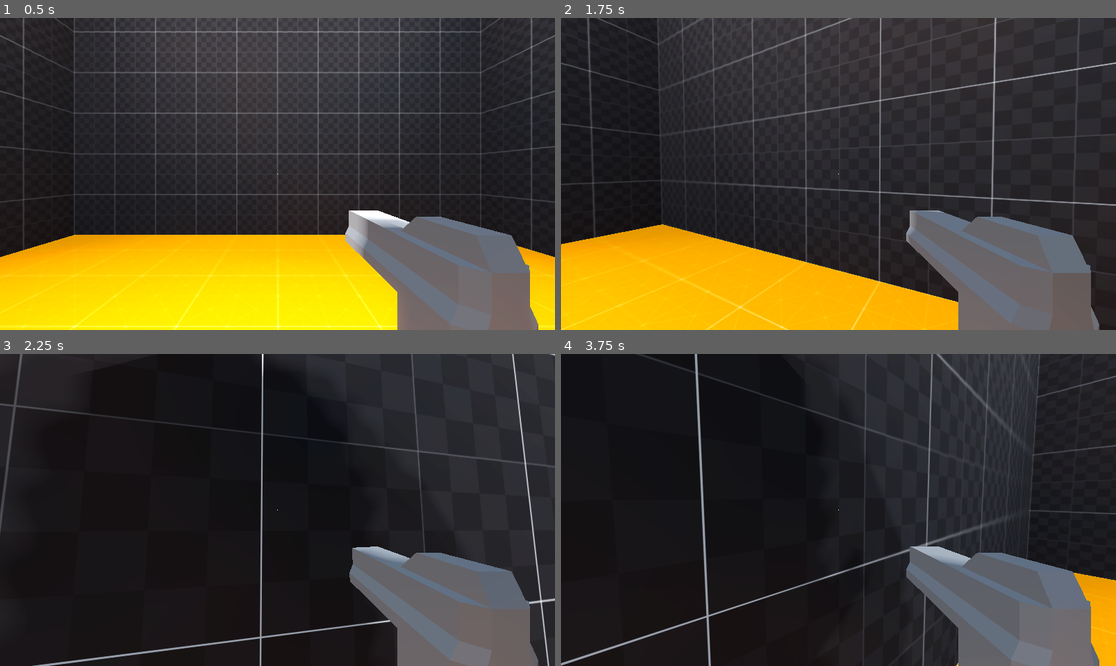
Above: before the commit, frames 1-4 (two rows, left to right).
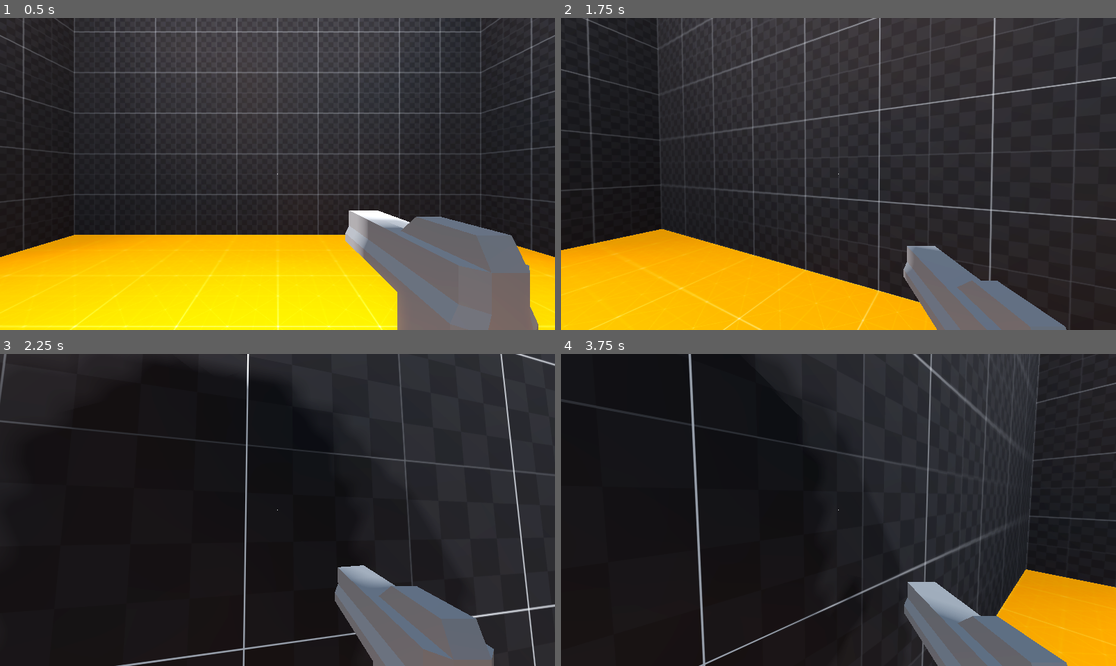
Above: after the commit, the same moments.

Repository: mwallenfang/acerola_jam
Game: Godot game, scene res://scenes/world.tscn
Two runs of this game, one before a commit and one after it. Both use one fixed random seed, a clock stepped at 60 frames per second and the inputs below.
Inputs (mouse positions are in pixels of both pictures, inside the frame that each line leads up to):
- Up to frame 1 (0.5 s): no input
- Up to frame 2 (1.75 s): tap Enter at 0.5 s; move the mouse to (866, 174) at 0.52 s; hold Ctrl (crouch) 0.53-1.28 s; hold W (forward) from 0.53 s (still down); tap Space (jump) at 0.77, 1.52 s; move the mouse to (810, 174) at 1.27 s; tap Shift (sprint) at 1.35 s
- Up to frame 3 (2.25 s): keep holding W (forward); move the mouse to (288, 503) at 2.02 s; hold Ctrl (crouch) from 2.03 s (still down)
- Up to frame 4 (3.75 s): keep holding W (forward); tap Space (jump) at 2.75, 3.02 s; move the mouse to (832, 516) at 2.77 s; release Ctrl (crouch) at 2.78 s; tap Shift (sprint) at 2.85 s; move the mouse to (877, 513) at 3.52 s; hold Ctrl (crouch) from 3.53 s (still down)

Frame 1 is identical in both runs. In frame 2, 15% of the frame differs, in the area x 0-100%, y 0-100%; in frame 3, 12%; in frame 4, 13%.

Commit message:
Some progress

Diff:
--- a/scenes/player.tscn
+++ b/scenes/player.tscn
@@ -10,6 +10,7 @@
 [ext_resource type="Script" path="res://scripts/SlidingPlayerState.gd" id="7_sh40b"]
 [ext_resource type="Script" path="res://scenes/Reticle.gd" id="9_1nad2"]
 [ext_resource type="Script" path="res://scripts/Menu.gd" id="10_p10j3"]
+[ext_resource type="Texture2D" uid="uid://dxktqnv2pb3vt" path="res://assets/dev/grids/Orange/texture_05.png" id="11_5slc7"]
 
 [sub_resource type="CapsuleShape3D" id="CapsuleShape3D_p056g"]
 
@@ -94,12 +95,111 @@
 "update": 0,
 "values": [Vector3(0, 1.5, 0)]
 }
+tracks/3/type = "bezier"
+tracks/3/imported = false
+tracks/3/enabled = true
+tracks/3/path = NodePath("CameraController:position:x")
+tracks/3/interp = 1
+tracks/3/loop_wrap = true
+tracks/3/keys = {
+"handle_modes": PackedInt32Array(0),
+"points": PackedFloat32Array(0, -0.25, 0, 0.25, 0),
+"times": PackedFloat32Array(0)
+}
+tracks/4/type = "bezier"
+tracks/4/imported = false
+tracks/4/enabled = true
+tracks/4/path = NodePath("CameraController:position:y")
+tracks/4/interp = 1
+tracks/4/loop_wrap = true
+tracks/4/keys = {
+"handle_modes": PackedInt32Array(0),
+"points": PackedFloat32Array(1.5, -0.25, 0, 0.25, 0),
+"times": PackedFloat32Array(0)
+}
+tracks/5/type = "bezier"
+tracks/5/imported = false
+tracks/5/enabled = true
+tracks/5/path = NodePath("CameraController:position:z")
+tracks/5/interp = 1
+tracks/5/loop_wrap = true
+tracks/5/keys = {
+"handle_modes": PackedInt32Array(0),
+"points": PackedFloat32Array(0, -0.25, 0, 0.25, 0),
+"times": PackedFloat32Array(0)
+}
+tracks/6/type = "bezier"
+tracks/6/imported = false
+tracks/6/enabled = true
+tracks/6/path = NodePath("CameraController/Camera3D:position:z")
+tracks/6/interp = 1
+tracks/6/loop_wrap = true
+tracks/6/keys = {
+"handle_modes": PackedInt32Array(0),
+"points": PackedFloat32Array(0, -0.25, 0, 0.25, 0),
+"times": PackedFloat32Array(0)
+}
+
+[sub_resource type="Animation" id="Animation_2vacy"]
+resource_name = "Walking"
+length = 2.0
+loop_mode = 1
+tracks/0/type = "bezier"
+tracks/0/imported = false
+tracks/0/enabled = true
+tracks/0/path = NodePath("CameraController/Camera3D:position:x")
+tracks/0/interp = 1
+tracks/0/loop_wrap = true
+tracks/0/keys = {
+"handle_modes": PackedInt32Array(0, 0, 0, 0, 0),
+"points": PackedFloat32Array(0, -0.25, 0, 0.2, 0.0286235, 0.05, -0.25, 0, 0.2, -0.00247395, 0, -0.2, 0.0238979, 0.2, -0.0292654, -0.05, -0.25, 0, 0.25, 0, 0, -0.2, -0.0345817, 0.25, 0),
+"times": PackedFloat32Array(0, 0.5, 0.9, 1.5, 2)
+}
+tracks/1/type = "bezier"
+tracks/1/imported = false
+tracks/1/enabled = true
+tracks/1/path = NodePath("CameraController/Camera3D:position:y")
+tracks/1/interp = 1
+tracks/1/loop_wrap = true
+tracks/1/keys = {
+"handle_modes": PackedInt32Array(0, 0, 0, 0, 0, 0),
+"points": PackedFloat32Array(0.1, -0.25, 0, 0.1, 0.00803316, 0.1, -0.1, 0.00261033, 0.1, -0.0172597, 0, -0.1, 0.0434874, 0.1, 0.0358901, 0.1, -0.25, 0, 0.402176, -0.00334466, 0, -0.197824, 0.0409842, 0.202176, 0.0409842, 0.1, -0.25, 0, 0.25, 0),
+"times": PackedFloat32Array(0, 0.3, 0.5, 1, 1.5, 2)
+}
+tracks/2/type = "bezier"
+tracks/2/imported = false
+tracks/2/enabled = false
+tracks/2/path = NodePath("CameraController:position:z")
+tracks/2/interp = 1
+tracks/2/loop_wrap = true
+tracks/2/keys = {
+"handle_modes": PackedInt32Array(0, 0, 0),
+"points": PackedFloat32Array(0, -0.25, 0, 0.25, 0, 0, -0.25, 0, 0.25, 0, 0, -0.25, 0, 0.25, 0),
+"times": PackedFloat32Array(0, 0.5, 0.9)
+}
+tracks/3/type = "bezier"
+tracks/3/imported = false
+tracks/3/enabled = true
+tracks/3/path = NodePath("CameraController/Camera3D:position:z")
+tracks/3/interp = 1
+tracks/3/loop_wrap = true
+tracks/3/keys = {
+"handle_modes": PackedInt32Array(),
+"points": PackedFloat32Array(),
+"times": PackedFloat32Array()
+}
 
 [sub_resource type="AnimationLibrary" id="AnimationLibrary_ty570"]
 _data = {
 "Crouch": SubResource("Animation_hs5ke"),
-"RESET": SubResource("Animation_kptlg")
-}
+"RESET": SubResource("Animation_kptlg"),
+"Walking": SubResource("Animation_2vacy")
+}
+
+[sub_resource type="StandardMaterial3D" id="StandardMaterial3D_amr5c"]
+albedo_texture = ExtResource("11_5slc7")
+uv1_scale = Vector3(2, 2, 2)
+uv1_triplanar = true
 
 [node name="player" type="CharacterBody3D"]
 script = ExtResource("1_t632k")
@@ -206,5 +306,11 @@
 layout_mode = 2
 text = "Return"
 
+[node name="CSGBox3D" type="CSGBox3D" parent="."]
+transform = Transform3D(1, 0, 0, 0, 1, 0, 0, 0, 1, 0.477875, 1.52191, -3.48376)
+visible = false
+material_override = SubResource("StandardMaterial3D_amr5c")
+size = Vector3(7.61438, 4.04382, 1)
+
 [connection signal="menu_pressed" from="." to="Control/Menu" method="_on_player_menu_pressed"]
 [connection signal="pressed" from="Control/Menu/VBoxContainer/Button" to="Control/Menu" method="_on_button_pressed"]
--- a/scenes/world.tscn
+++ b/scenes/world.tscn
@@ -6,6 +6,7 @@
 [ext_resource type="PackedScene" uid="uid://bxaff8chk7dvh" path="res://scenes/box.tscn" id="4_jkyst"]
 [ext_resource type="PackedScene" uid="uid://5k1xdg6ydfrm" path="res://scenes/wall.tscn" id="5_ahnas"]
 [ext_resource type="ArrayMesh" uid="uid://qmob0f5n537u" path="res://assets/models/gun/gun.obj" id="6_nhwul"]
+[ext_resource type="Script" path="res://scripts/MovingPlatform.gd" id="6_xp0ei"]
 
 [sub_resource type="StandardMaterial3D" id="StandardMaterial3D_7af5o"]
 albedo_texture = ExtResource("2_1hop1")
@@ -30,6 +31,10 @@
 [sub_resource type="StandardMaterial3D" id="StandardMaterial3D_tavre"]
 albedo_texture = ExtResource("3_56x0m")
 uv1_triplanar = true
+
+[sub_resource type="BoxMesh" id="BoxMesh_uh3nk"]
+
+[sub_resource type="BoxShape3D" id="BoxShape3D_k0mnr"]
 
 [sub_resource type="ProceduralSkyMaterial" id="ProceduralSkyMaterial_j45pf"]
 sky_horizon_color = Color(0.64625, 0.65575, 0.67075, 1)
@@ -62,10 +67,10 @@
 size = Vector3(50, 1, 46)
 
 [node name="CSGBox3D7" type="CSGBox3D" parent="Node3D"]
-transform = Transform3D(1, 0, 0, 0, 1, 0, 0, 0, 1, 0.00557899, -0.494475, 33.9993)
-material_override = SubResource("StandardMaterial3D_7af5o")
-use_collision = true
-size = Vector3(50, 1, 10)
+transform = Transform3D(1, 0, 0, 0, 1, 0, 0, 0, 1, 0.00557899, -0.494475, 36.9993)
+material_override = SubResource("StandardMaterial3D_7af5o")
+use_collision = true
+size = Vector3(50, 1, 16)
 
 [node name="CSGBox3D18" type="CSGBox3D" parent="Node3D"]
 transform = Transform3D(1, 0, 0, 0, 1, 0, 0, 0, 1, 3.50558, -0.494475, 27.4993)
@@ -79,17 +84,29 @@
 use_collision = true
 size = Vector3(3, 1, 8)
 
+[node name="CSGBox3D30" type="CSGBox3D" parent="Node3D"]
+transform = Transform3D(1, 0, 0, 0, 0.866025, -0.5, 0, 0.5, 0.866025, 6.59153, -2.43634, 48.2257)
+material_override = SubResource("StandardMaterial3D_7af5o")
+use_collision = true
+size = Vector3(3, 1, 8)
+
 [node name="CSGBox3D8" type="CSGBox3D" parent="Node3D"]
 transform = Transform3D(1, 0, 0, 0, 1, 0, 0, 0, 1, 0.00557899, -4.49447, 25.9993)
 material_override = SubResource("StandardMaterial3D_7af5o")
 use_collision = true
 size = Vector3(50, 1, 10)
 
+[node name="CSGBox3D29" type="CSGBox3D" parent="Node3D"]
+transform = Transform3D(1, 0, 0, 0, 1, 0, 0, 0, 1, 0.00557899, -4.49447, 49.9993)
+material_override = SubResource("StandardMaterial3D_7af5o")
+use_collision = true
+size = Vector3(50, 1, 10)
+
 [node name="CSGBox3D6" type="CSGBox3D" parent="Node3D"]
-transform = Transform3D(1, 0, 0, 0, 1, 0, 0, 0, 1, 0, 6.5, 5)
+transform = Transform3D(1, 0, 0, 0, 1, 0, 0, 0, 1, 0, 6.5, 16)
 material_override = SubResource("StandardMaterial3D_gkaa3")
 use_collision = true
-size = Vector3(50, 1, 60)
+size = Vector3(50, 1, 82)
 
 [node name="CSGBox3D2" type="CSGBox3D" parent="Node3D"]
 transform = Transform3D(1, 0, 0, 0, 1, 0, 0, 0, 1, 0, 3, -5.5)
@@ -98,16 +115,76 @@
 size = Vector3(10, 6, 1)
 
 [node name="CSGBox3D10" type="CSGBox3D" parent="Node3D"]
-transform = Transform3D(1, 0, 0, 0, 1, 0, 0, 0, 1, 0, 3, 33.5)
-material_override = SubResource("StandardMaterial3D_6nbtf")
-use_collision = true
-size = Vector3(10, 6, 1)
+transform = Transform3D(1, 0, 0, 0, 1, 0, 0, 0, 1, -2, 3, 33.5)
+material_override = SubResource("StandardMaterial3D_6nbtf")
+use_collision = true
+size = Vector3(6, 6, 1)
+
+[node name="CSGBox3D22" type="CSGBox3D" parent="Node3D"]
+transform = Transform3D(1, 0, 0, 0, 1, 0, 0, 0, 1, -4, 3, 39.5)
+material_override = SubResource("StandardMaterial3D_6nbtf")
+use_collision = true
+size = Vector3(10, 6, 1)
+
+[node name="CSGBox3D24" type="CSGBox3D" parent="Node3D"]
+transform = Transform3D(1, 0, 0, 0, 1, 0, 0, 0, 1, 9, 3, 39.5)
+material_override = SubResource("StandardMaterial3D_6nbtf")
+use_collision = true
+size = Vector3(10, 6, 1)
+
+[node name="CSGBox3D19" type="CSGBox3D" parent="Node3D"]
+transform = Transform3D(1, 0, 0, 0, 1, 0, 0, 0, 1, 5, 3, 33.5)
+material_override = SubResource("StandardMaterial3D_6nbtf")
+use_collision = true
+size = Vector3(2, 6, 1)
+
+[node name="CSGBox3D20" type="CSGBox3D" parent="Node3D"]
+transform = Transform3D(1, 0, 0, 0, 1, 0, 0, 0, 1, 4.5, 3, 36.5)
+material_override = SubResource("StandardMaterial3D_6nbtf")
+use_collision = true
+size = Vector3(1, 6, 5)
+
+[node name="CSGBox3D25" type="CSGBox3D" parent="Node3D"]
+transform = Transform3D(1, 0, 0, 0, 1, 0, 0, 0, 1, 14.5, 3, 49)
+material_override = SubResource("StandardMaterial3D_6nbtf")
+use_collision = true
+size = Vector3(1, 6, 18)
+
+[node name="CSGBox3D23" type="CSGBox3D" parent="Node3D"]
+transform = Transform3D(1, 0, 0, 0, 1, 0, 0, 0, 1, -9.5, 3, 48)
+material_override = SubResource("StandardMaterial3D_6nbtf")
+use_collision = true
+size = Vector3(1, 6, 16)
+
+[node name="CSGBox3D21" type="CSGBox3D" parent="Node3D"]
+transform = Transform3D(1, 0, 0, 0, 1, 0, 0, 0, 1, 0.5, 3, 36.5)
+material_override = SubResource("StandardMaterial3D_6nbtf")
+use_collision = true
+size = Vector3(1, 6, 5)
 
 [node name="CSGBox3D15" type="CSGBox3D" parent="Node3D"]
 transform = Transform3D(1, 0, 0, 0, 1, 0, 0, 0, 1, 0, -4, 29.5)
 material_override = SubResource("StandardMaterial3D_6nbtf")
 use_collision = true
 size = Vector3(10, 6, 1)
+
+[node name="CSGBox3D26" type="CSGBox3D" parent="Node3D"]
+transform = Transform3D(1, 0, 0, 0, 1, 0, 0, 0, 1, 1.5, -4, 44.5)
+material_override = SubResource("StandardMaterial3D_6nbtf")
+use_collision = true
+size = Vector3(35, 6, 1)
+
+[node name="CSGBox3D27" type="CSGBox3D" parent="Node3D"]
+transform = Transform3D(1, 0, 0, 0, 1, 0, 0, 0, 1, -9.5, -3, 50.5)
+material_override = SubResource("StandardMaterial3D_6nbtf")
+use_collision = true
+size = Vector3(1, 6, 11)
+
+[node name="CSGBox3D28" type="CSGBox3D" parent="Node3D"]
+transform = Transform3D(1, 0, 0, 0, 1, 0, 0, 0, 1, 14.5, -3, 51)
+material_override = SubResource("StandardMaterial3D_6nbtf")
+use_collision = true
+size = Vector3(1, 6, 14)
 
 [node name="CSGBox3D16" type="CSGBox3D" parent="Node3D"]
 transform = Transform3D(1, 0, 0, 0, 1, 0, 0, 0, 1, 0, -4, 20.5)
@@ -212,6 +289,13 @@
 shadow_enabled = true
 omni_range = 24.38
 
+[node name="OmniLight3D7" type="OmniLight3D" parent="Node3D"]
+transform = Transform3D(1, 0, 0, 0, 1, 0, 0, 0, 1, 0.547679, 2.88151, 44.9306)
+light_color = Color(0.32549, 0.945098, 1, 1)
+light_bake_mode = 1
+shadow_enabled = true
+omni_range = 24.38
+
 [node name="OmniLight3D6" type="OmniLight3D" parent="Node3D"]
 transform = Transform3D(1, 0, 0, 0, 1, 0, 0, 0, 1, 3.26436, -1.26572, 26.9306)
 light_color = Color(1, 0, 0, 1)
@@ -225,6 +309,21 @@
 [node name="Wall2" parent="Node3D" instance=ExtResource("5_ahnas")]
 transform = Transform3D(1.31134e-07, 0, 1, 0, 1, 0, -1, 0, 1.31134e-07, -2.05993, 3.006, 11)
 
+[node name="AnimatableBody3D" type="AnimatableBody3D" parent="Node3D"]
+transform = Transform3D(2, 0, 0, 0, 2, 0, 0, 0, 2, 0, -1.15908, 46.476)
+
+[node name="MovingPlatform" type="Node" parent="Node3D/AnimatableBody3D"]
+script = ExtResource("6_xp0ei")
+pos_1 = Vector3(5, 0, 49)
+pos_2 = Vector3(0, 0, 65)
+
+[node name="MeshInstance3D" type="MeshInstance3D" parent="Node3D/AnimatableBody3D"]
+transform = Transform3D(1, 0, 0, 0, 0.25, 0, 0, 0, 1, 0, 0.375, 0)
+mesh = SubResource("BoxMesh_uh3nk")
+
+[node name="CollisionShape3D" type="CollisionShape3D" parent="Node3D/AnimatableBody3D"]
+shape = SubResource("BoxShape3D_k0mnr")
+
 [node name="Env" type="Node3D" parent="."]
 
 [node name="WorldEnvironment" type="WorldEnvironment" parent="Env"]
--- /dev/null
+++ b/scripts/MovingPlatform.gd
@@ -0,0 +1,24 @@
+class_name MovingPlatform
+extends Node
+
+@export var pos_1 : Vector3;
+@export var pos_2 : Vector3;
+@export var speed := 1.;
+@export var moving := true;
+
+var t := 0.;
+var dir := 1.;
+
+# Called when the node enters the scene tree for the first time.
+func _ready():
+	pass # Replace with function body.
+
+
+# Called every frame. 'delta' is the elapsed time since the previous frame.
+func _process(delta):
+	t += dir * delta;
+	if t >= 1.:
+		dir = -1
+	elif t <= 0.:
+		dir = 1.
+	get_parent().position = pos_1.move_toward(pos_2, t);
Not shown: 1 places in scenes/player.tscn that only renumber resources
Not shown: 1 places in scenes/world.tscn that only renumber resources
